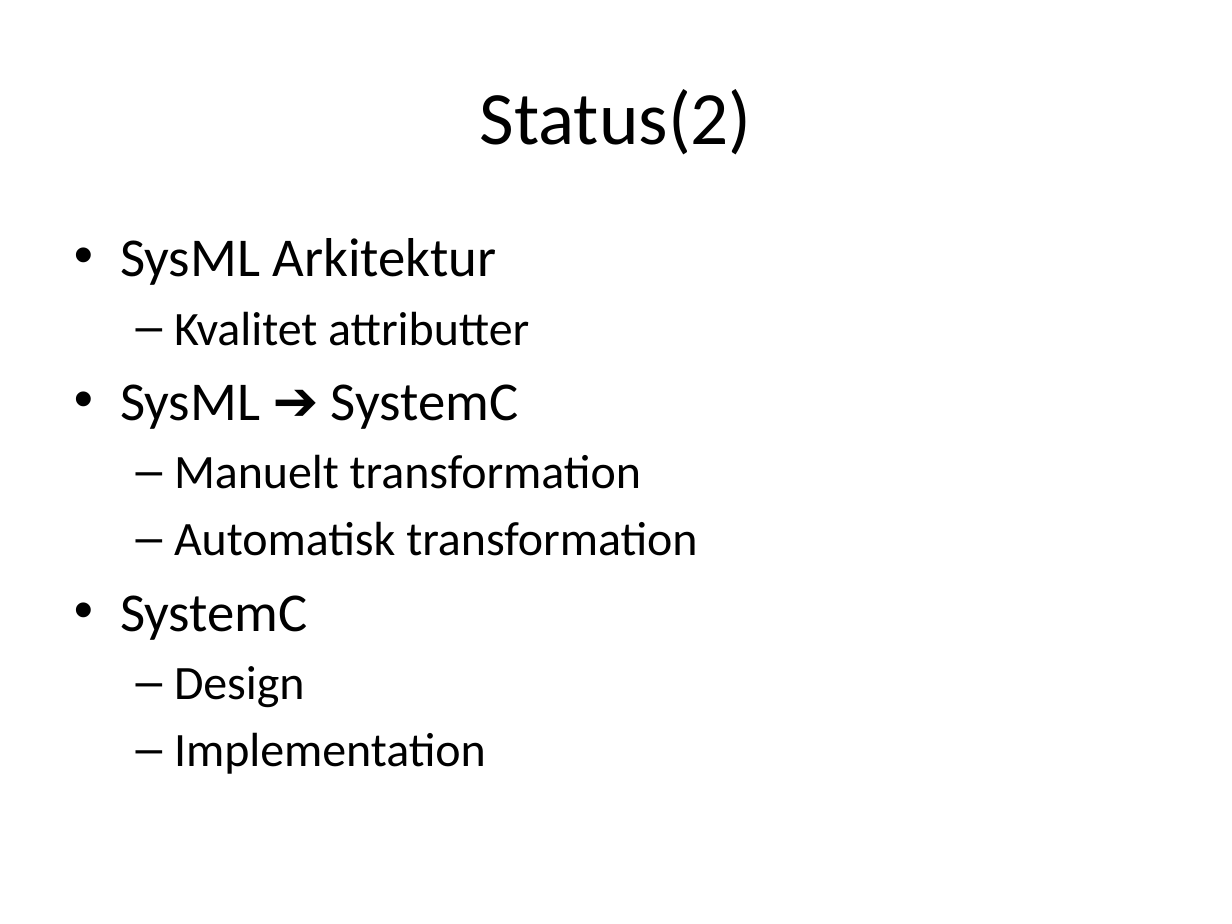
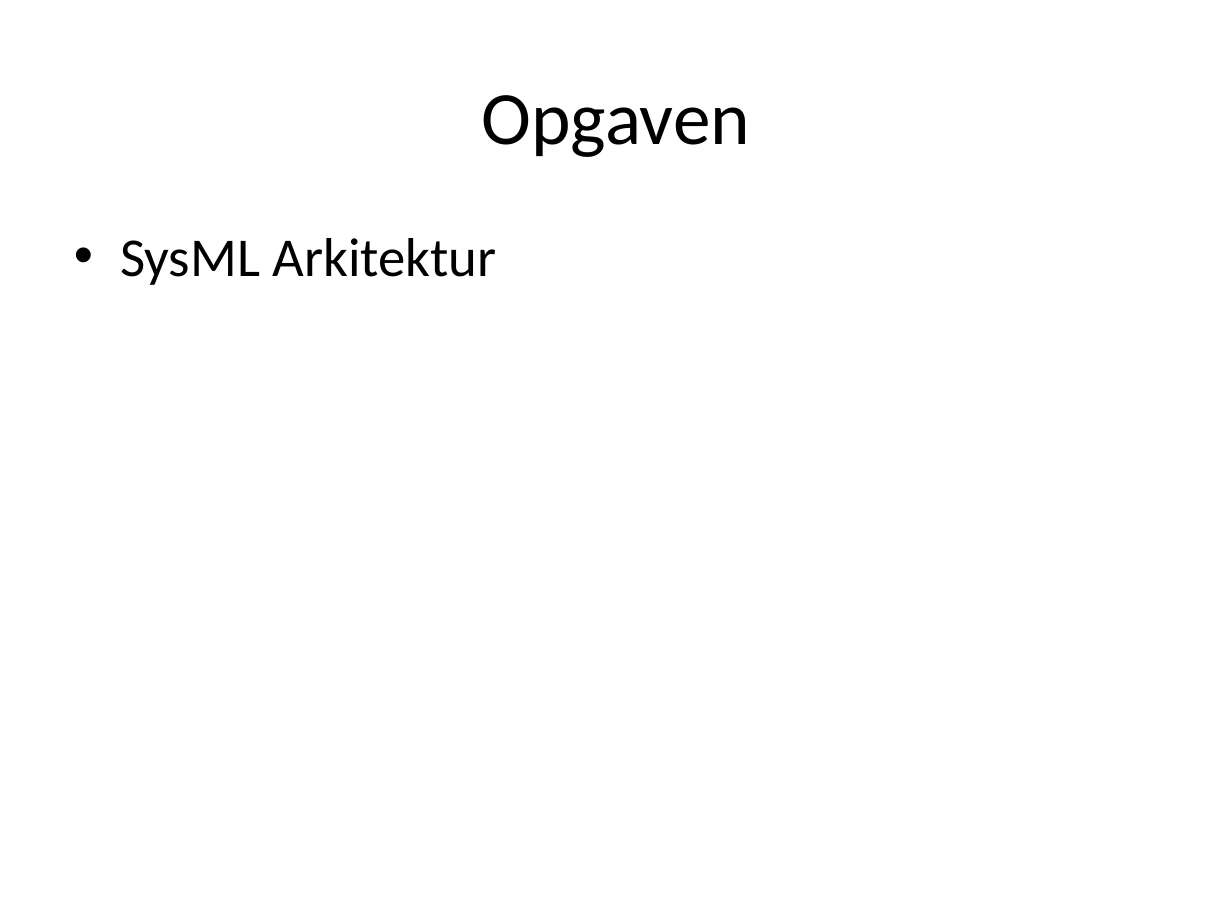
Before and after one commit to ahpoder/masterofit2009, a slide deck: slide 3 of syseng_hwco/proj/Artifact/Presentations/Presentation_exam.pptx. Drawn at 1232x924 pixels with LibreOffice and Linux fonts; fonts in the diff are those of the drawing. Boxes give left, top, right and bottom in pixels: in the first picture for what was removed or moved away, otherwise in the second. Text is boxed around its words. In the diff, an @@ line names an element or a change of style, - is before the commit and + after.

```diff
--- a/syseng_hwco/proj/Artifact/Presentations/Presentation_exam.pptx
+++ b/syseng_hwco/proj/Artifact/Presentations/Presentation_exam.pptx
@@ title at [482, 95, 751, 157]: text changed @@
-Status(2)
+Opgaven
@@ text at [120, 311, 697, 774]: paragraphs removed @@
-  – Kvalitet attributter
-• SysML ➔ SystemC
-  – Manuelt transformation
-  – Automatisk transformation
-• SystemC
-  – Design
-  – Implementation
```
Also in this commit, not shown: 1 other slide changed.
